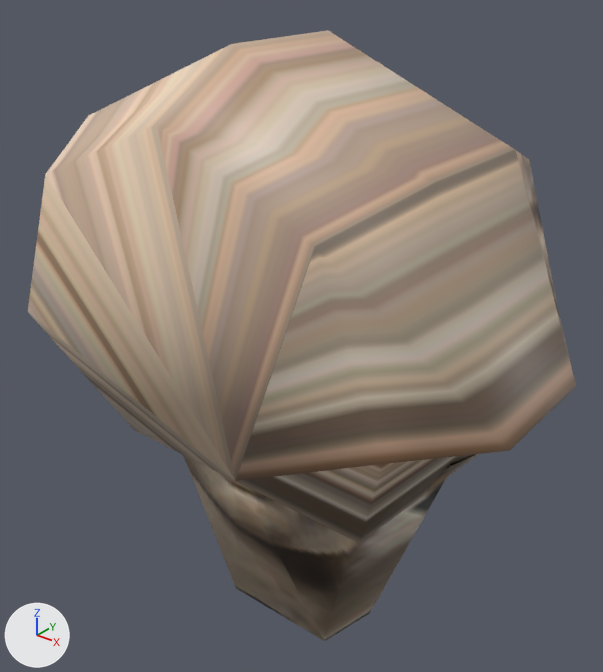
What one commit did to the glTF model models/alexander.glb.
Before and after are seen from a 50 mm camera at (3.78, -4.99, 4.74) aimed at (-0.21, -0.01, 1.65). Lighting does not change. The marker at lower left points along +X, +Y and +Z.

Before the edit, the objects in view are built like this:
```python
me_cube = bpy.data.meshes.new('Cube')
me_cube.from_pydata(...)  # 42 vertices, 75 faces; spans x -2.14..2.14, y -1.8..1.73, z -2.88..2.11
me_cube.materials.append(mat_face)  # picture img_alexander
ob_cube = bpy.data.objects.new('Cube', me_cube)
ob_cube.location = (-0.01, 0.16, 2.0)
```
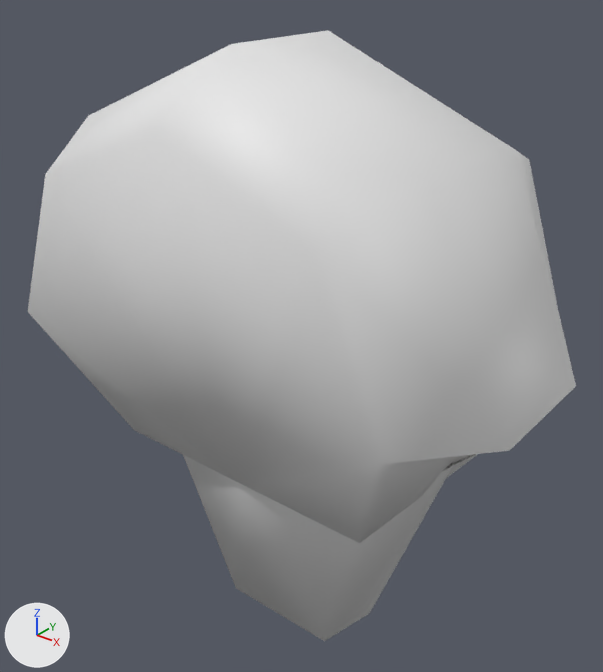
Where the change shows, as pixel boxes (x1, y1, x2, y2) in the pictures (603 x 672 px):
```json
{"object": "Cube", "change": "recoloured", "before": [28, 31, 576, 641], "after": [28, 31, 576, 641], "on screen": "beige to grey"}
```

Scene script edits in JSON lines:
```json
{"block": "me_cube", "where": "me_cube.from_pydata(...)  # 42 vertices, 75 faces; spans x -2.14..2.14, y -1.8..1.73, z -2.88..2.11"}
{"op": "remove", "block": "me_cube", "code": "me_cube.materials.append(mat_face)  # picture img_alexander"}
```
